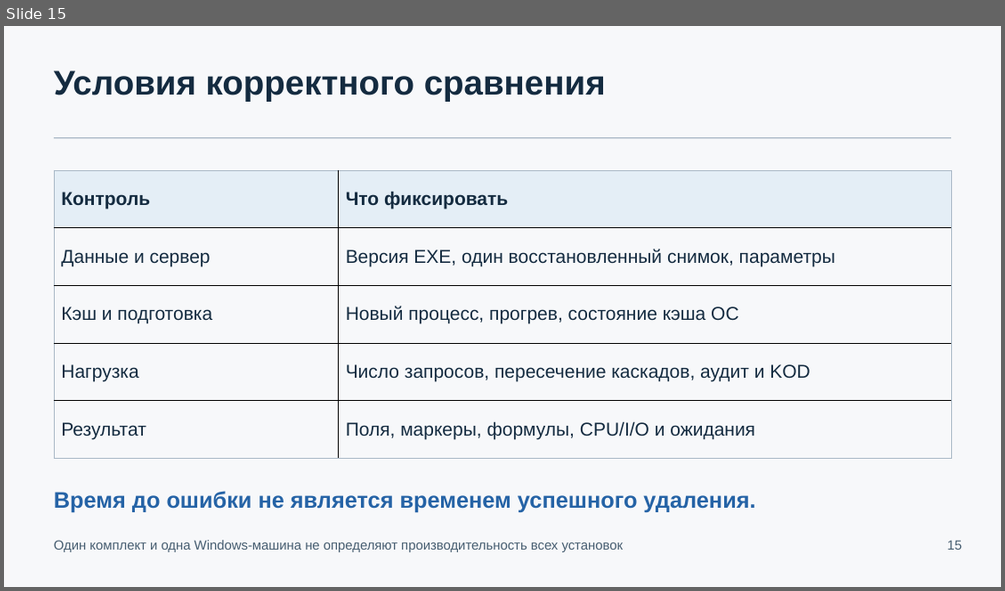
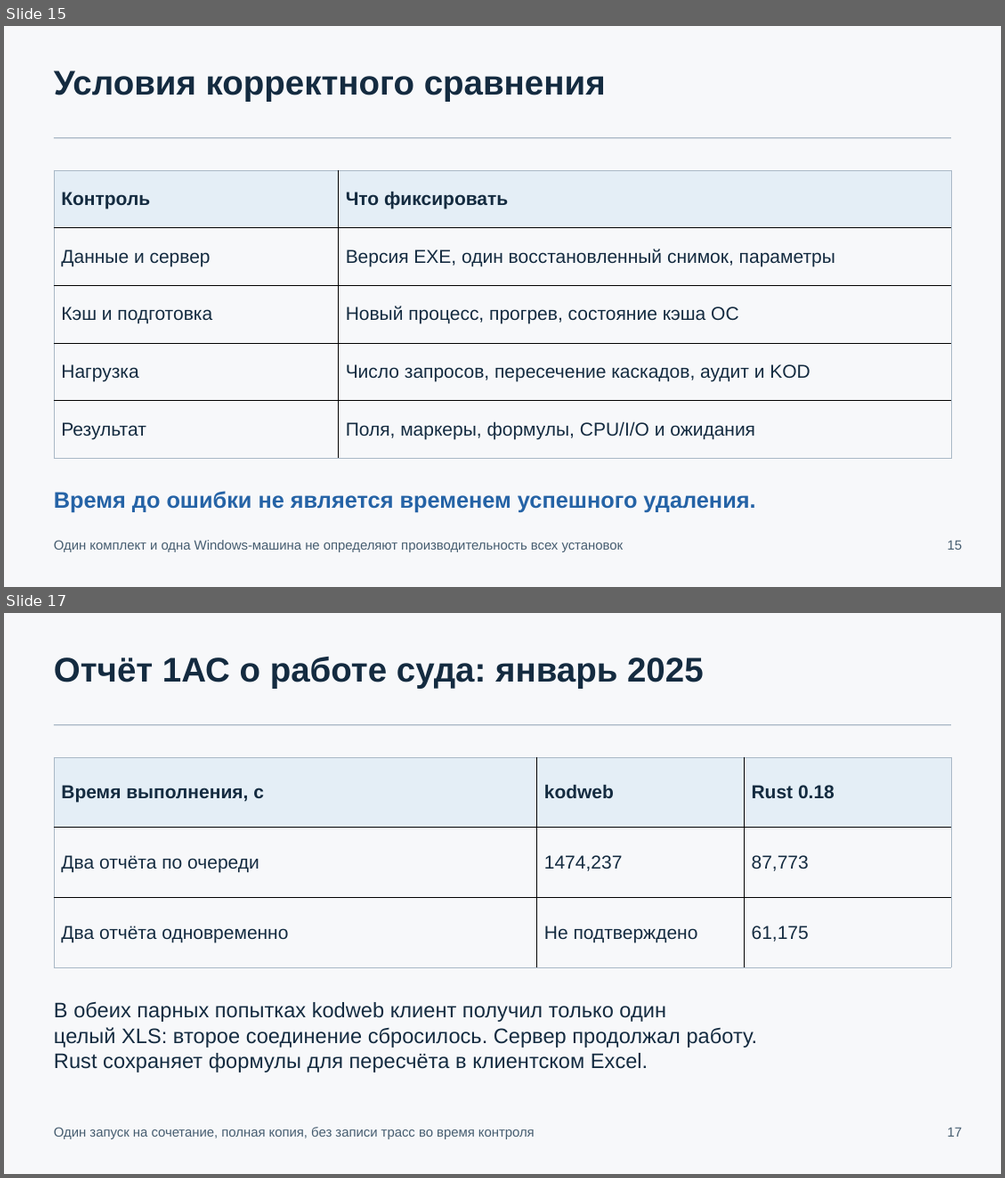
Before and after one commit to Hannabiann/codex-AIs, a slide deck: docs/presentations/codex-AIs-architecture-0.18.pptx. Shown one above the other, each under a label of ours: slide 15 before the commit, slides 15 and 17 after it; the slides between them are not shown. The pictures are 1005x591 and 1005x1178 pixels, drawn with LibreOffice and Linux fonts; fonts in the diff are those of the drawing. Boxes give left, top, right and bottom in pixels: in the first picture for what was removed or moved away, otherwise in the second. Text is boxed around its words. In the diff, an @@ line names an element or a change of style, - is before the commit and + after.

```diff
--- a/docs/presentations/codex-AIs-architecture-0.18.pptx
+++ b/docs/presentations/codex-AIs-architecture-0.18.pptx
@@ slide 17 added at <box>4,613,1001,1174</box>, background #F7F8FA @@
@@ text added at <box>54,657,704,689</box>, 33 pt, text #142B40, bold @@
+Отчёт 1АС о работе суда: январь 2025
@@ rectangle added at <box>54,724,952,725</box>, fill #A9B8C6 @@
@@ table added at <box>54,757,952,967</box>, 3 rows, 3 columns @@
+Время выполнения, с | kodweb | Rust 0.18
+Два отчёта по очереди | 1474,237 | 87,773
+Два отчёта одновременно | Не подтверждено | 61,175
@@ text added at <box>54,1001,758,1072</box>, 20.2 pt, text #142B40 @@
+В обеих парных попытках kodweb клиент получил только один
+целый XLS: второе соединение сбросилось. Сервер продолжал работу.
+Rust сохраняет формулы для пересчёта в клиентском Excel.
@@ text added at <box>54,1127,534,1139</box>, 12.8 pt, text #465D70 @@
+Один запуск на сочетание, полная копия, без записи трасс во время контроля
@@ text added at <box>947,1127,963,1136</box>, 12.8 pt, text #465D70 @@
+17
```
Also in this commit, not shown: 3 slides changed, 8 other slides added, 3 slides removed, 4 other files.
